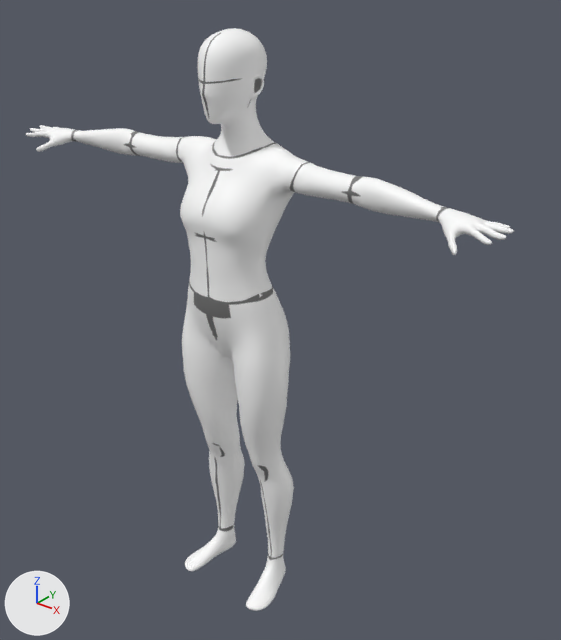
Renders of the Blender file characters/essential/adult-female/adult-female.blend from each side of a commit.
Before and after are seen from a 50 mm lens placed at (1.281, -1.409, 1.807), pointed at (0.078, 0.094, 0.875). Every picture has the same lights, and +X, +Y and +Z are marked at lower left.

The scene before the commit, as lines of its bpy script (objects in view):
```python
me_adult_female_lod0 = bpy.data.meshes.new('adult-female-LOD0')
me_adult_female_lod0.from_pydata(...)  # 7442 vertices, 13358 faces; spans x -0.74..0.75, y -0.12..0.11, z 0.0..1.63
me_adult_female_lod0.materials.append(mat_material_001)  # picture img_female_adult_texture_diff_basecolor
ob_adult_female = bpy.data.objects.new('adult-female', me_adult_female_lod0)
ob_adult_female.location = (0.0, 0.0, 0.0)
```
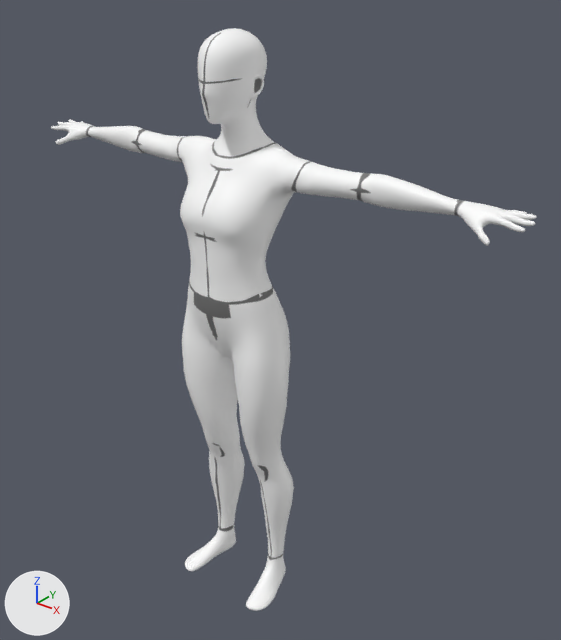
What changed in the scene script:
```text
Change me_adult_female_lod0:
    where me_adult_female_lod0.from_pydata(...)  # 7442 vertices, 13358 faces; spans x -0.74..0.75, y -0.12..0.11, z 0.0..1.63
    used by ob_adult_female; location = (0.0, 0.0, 0.0)
    me_adult_female_lod0 part 1: the loose piece of 364 vertices spanning x -0.59..-0.1, y -0.03..0.1, z 1.27..1.36 is turned -7.5 degrees about the z axis through its middle, then moved by (0.0, 0.03, 0.0)
    me_adult_female_lod0 part 2: the loose piece of 570 vertices spanning x -0.74..-0.58, y -0.1..0.01, z 1.26..1.32 is turned -16.9 degrees about the z axis through its middle, then moved by (-0.01, 0.08, 0.0)
    me_adult_female_lod0 part 3: the loose piece of 570 vertices spanning x -0.74..-0.58, y -0.1..0.01, z 1.26..1.31 is turned -16.9 degrees about the z axis through its middle, then moved by (-0.01, 0.08, 0.0)
    me_adult_female_lod0 part 4: the loose piece of 364 vertices spanning x 0.1..0.59, y -0.03..0.1, z 1.26..1.36 is multiplied about its middle by the matrix ((0.988, -0.132, -0.001), (0.132, 0.988, 0.009), (0.0, -0.009, 0.997)), then moved by (0.0, 0.03, 0.0)
    me_adult_female_lod0 part 5: the loose piece of 570 vertices spanning x 0.58..0.75, y -0.1..0.01, z 1.26..1.32 is turned 17.8 degrees about the z axis through its middle, then moved by (0.01, 0.09, 0.0)
    me_adult_female_lod0 part 6: the loose piece of 570 vertices spanning x 0.58..0.75, y -0.1..0.01, z 1.26..1.31 is turned 17.8 degrees about the z axis through its middle, then moved by (0.01, 0.09, 0.0)
```

Pixel boxes (x1, y1, x2, y2) of what changed, in the pictures (561 x 640 px; the box of a moved part takes in the faces that stretch with it):
'adult-female', reshaped
    before: (26, 28, 514, 611)
    after: (51, 28, 537, 611)
part 1 of me_adult_female_lod0, moved or reshaped
    before: (73, 128, 213, 163)
    after: (88, 126, 213, 162)
part 2 of me_adult_female_lod0, moved or reshaped
    before: (26, 125, 77, 152)
    after: (51, 119, 93, 145)
part 3 of me_adult_female_lod0, moved or reshaped
    before: (26, 127, 78, 147)
    after: (52, 121, 91, 143)
part 4 of me_adult_female_lod0, moved or reshaped
    before: (274, 150, 446, 222)
    after: (274, 150, 461, 215)
part 5 of me_adult_female_lod0, moved or reshaped
    before: (436, 207, 514, 255)
    after: (453, 200, 537, 246)
part 6 of me_adult_female_lod0, moved or reshaped
    before: (439, 222, 514, 255)
    after: (454, 213, 536, 243)
